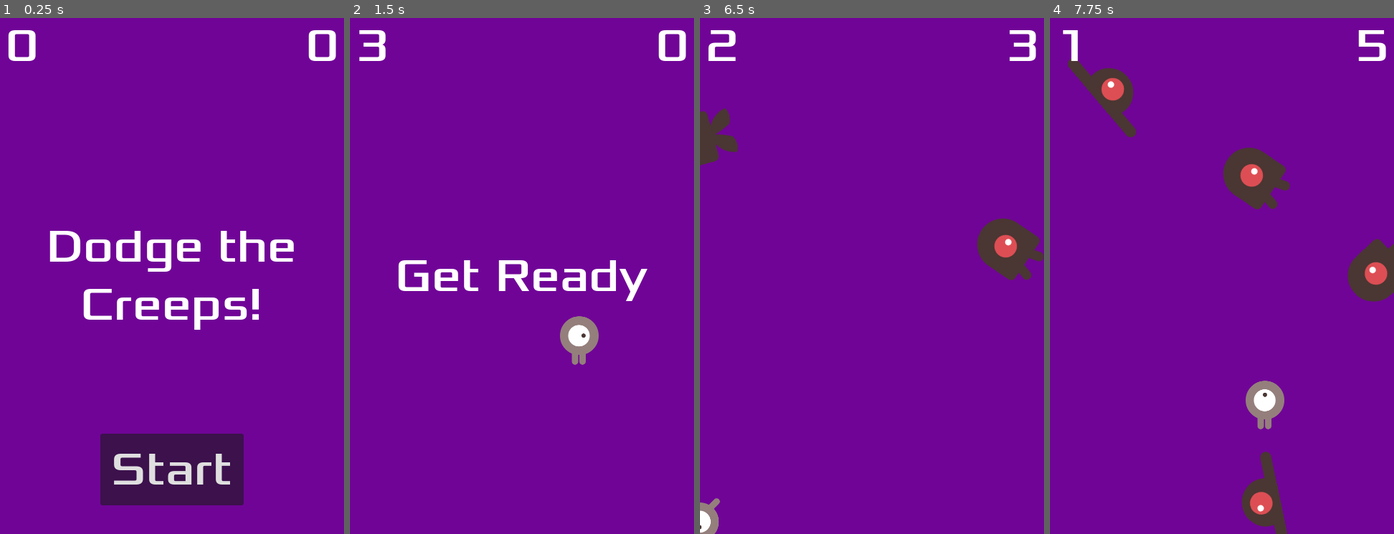
Above: before the commit, frames 1-4 (left to right).
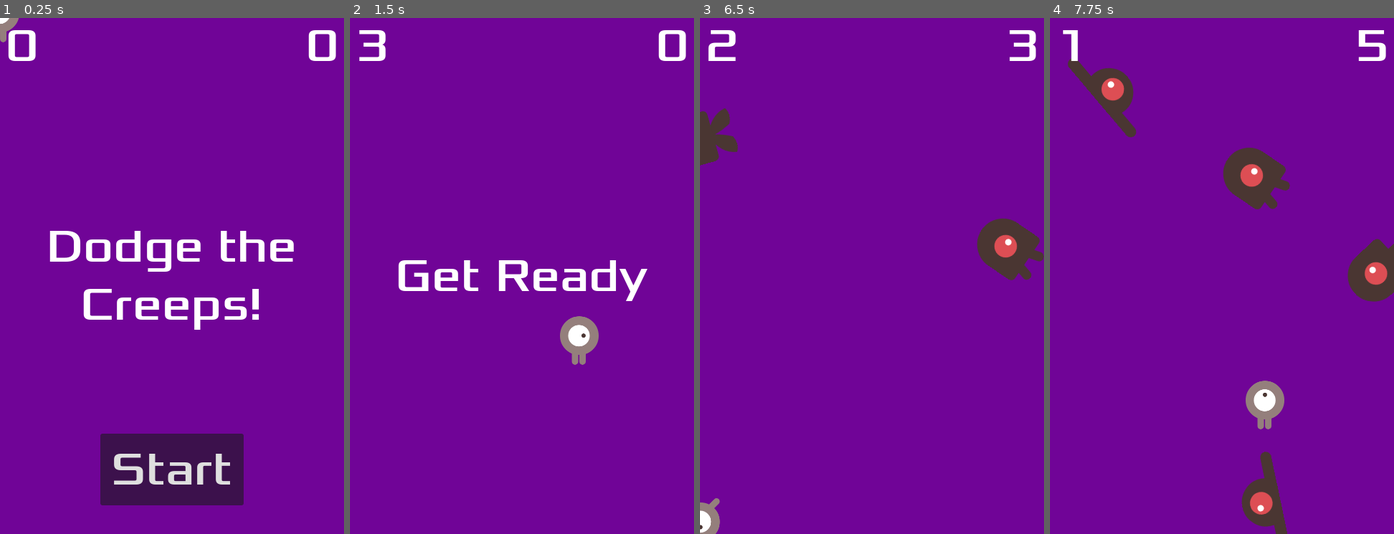
Above: after the commit, the same moments.

Repository: sdepouw/GodotSandbox
Game: Godot game, scene res://Main/main.tscn
Two runs of this game, one before a commit and one after it. Both use one fixed random seed, a clock stepped at 60 frames per second and the inputs below.
Inputs:
- Up to frame 1 (0.25 s): no input
- Up to frame 2 (1.5 s): click "Start" at 0.5 s; tap Enter at 1.25 s; hold Right (move_right) from 1.28 s (still down)
- Up to frame 3 (6.5 s): release Right (move_right) at 2.03 s; hold Down (move_down) 2.03-2.78 s; hold Right (move_right) 2.78-3.53 s; hold Up (move_up) 3.53-4.28 s; hold Left (move_left) 4.28-5.78 s; hold Down (move_down) from 5.78 s (still down)
- Up to frame 4 (7.75 s): release Down (move_down) at 6.53 s; hold Right (move_right) 6.53-7.28 s; hold Up (move_up) from 7.28 s (still down)

The runs differ from the first frame. In frame 1, 0.2% of the frame differs, in the area x 0-6%, y 0-5%; in frame 2, nothing differs; in frame 3, less than 0.1%; in frame 4, nothing differs.

Commit message:
Improved Player animation
Flows better when moving down. Taken from https://github.com/godotengine/godot-docs-user-notes/discussions/35#discussioncomment-10369177

Diff:
--- a/Dodge the Creeps/Player/player.gd
+++ b/Dodge the Creeps/Player/player.gd
@@ -59,7 +59,6 @@
   if velocity.length() > 0:
     # Normalizing prevents faster movement with diagonal (i.e. multiple) input.
     velocity = velocity.normalized() * speed
-    # '$' is shorthand for get_node(), but '$' is typed!
     $AnimatedSprite2D.play()
   else:
     $AnimatedSprite2D.stop()
@@ -69,11 +68,10 @@
 
   if velocity.x != 0:
     $AnimatedSprite2D.animation = "walk"
-    $AnimatedSprite2D.flip_v = false
-    $AnimatedSprite2D.flip_h = velocity.x < 0
   elif velocity.y != 0:
     $AnimatedSprite2D.animation = "up"
-    $AnimatedSprite2D.flip_v = velocity.y > 0
+  $AnimatedSprite2D.flip_h = velocity.x < 0
+  $AnimatedSprite2D.flip_v = velocity.y > 0
 
 func _on_death() -> void:
   player_is_dead = true
@@ -83,7 +81,7 @@
 func _ready() -> void:
   screen_size = get_viewport_rect().size
   $AnimationTimer.wait_time = iframe_time
-  hide()
+  #hide()
 
 func _on_animation_timer_timeout() -> void:
   player_is_invincible = false
